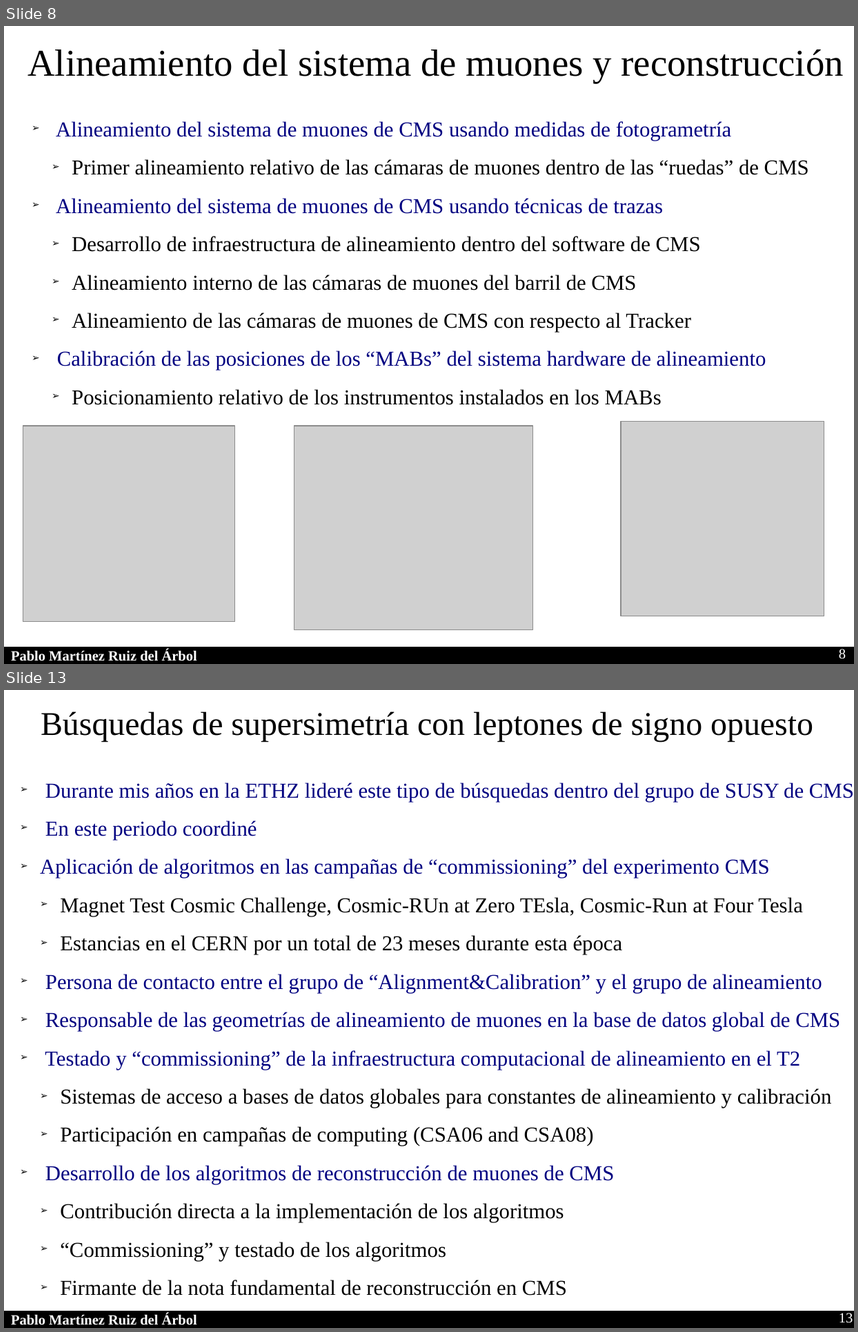
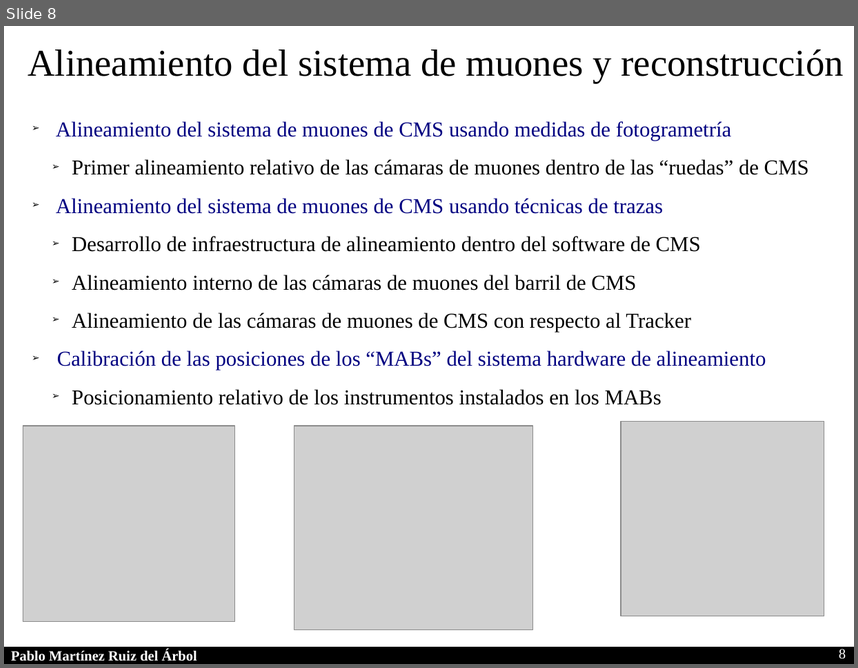
Before and after one commit to parbol/Plaza, a slide deck: Presentacion/Presentacion.odp. Shown one above the other, each under a label of ours: slides 8 and 13 before the commit, slide 8 after it; the slides between them are not shown. The pictures are 858x1332 and 858x668 pixels, drawn with LibreOffice and Linux fonts; fonts in the diff are those of the drawing; grey boxes stand for pictures. Boxes give left, top, right and bottom in pixels: in the first picture for what was removed or moved away, otherwise in the second. Text is boxed around its words. In the diff, an @@ line names an element or a change of style, - is before the commit and + after.

```diff
--- a/Presentacion/Presentacion.odp
+++ b/Presentacion/Presentacion.odp
@@ slide 13 removed at bbox=[4, 690, 854, 1328], background #FFFFFF; not listed: 2 template elements that a slide beside it also shows @@
@@ text removed at bbox=[41, 711, 813, 742] @@
-Búsquedas de supersimetría con leptones de signo opuesto
@@ text removed at bbox=[40, 782, 854, 1295] @@
-➢ Durante mis años en la ETHZ lideré este tipo de búsquedas dentro del grupo de SUSY de CMS
-➢ En este periodo coordiné
-➢ Aplicación de algoritmos en las campañas de “commissioning” del experimento CMS
-  ➢ Magnet Test Cosmic Challenge, Cosmic-RUn at Zero TEsla, Cosmic-Run at Four Tesla
-  ➢ Estancias en el CERN por un total de 23 meses durante esta época
-➢ Persona de contacto entre el grupo de “Alignment&Calibration” y el grupo de alineamiento
-➢ Responsable de las geometrías de alineamiento de muones en la base de datos global de CMS
-➢ Testado y “commissioning” de la infraestructura computacional de alineamiento en el T2
-  ➢ Sistemas de acceso a bases de datos globales para constantes de alineamiento y calibración
-  ➢ Participación en campañas de computing (CSA06 and CSA08)
-➢ Desarrollo de los algoritmos de reconstrucción de muones de CMS
-  ➢ Contribución directa a la implementación de los algoritmos
-  ➢ “Commissioning” y testado de los algoritmos
-  ➢ Firmante de la nota fundamental de reconstrucción en CMS
@@ page number removed at bbox=[839, 1312, 853, 1323] @@
-13
```
Also in this commit, not shown: 6 slides changed, 7 slides added, 1 other slide removed.
